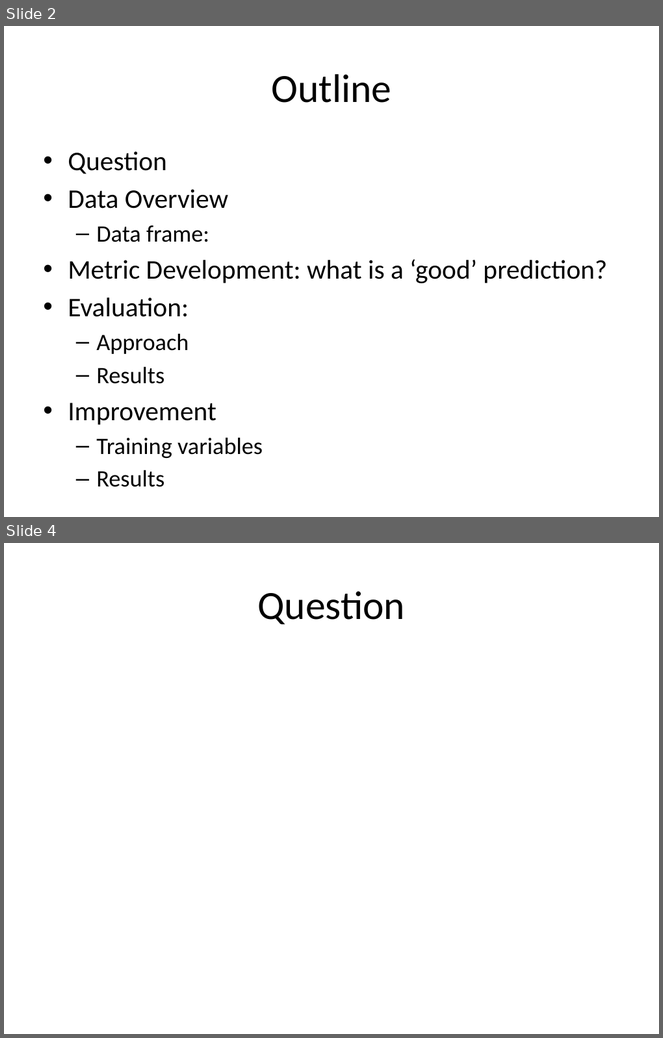
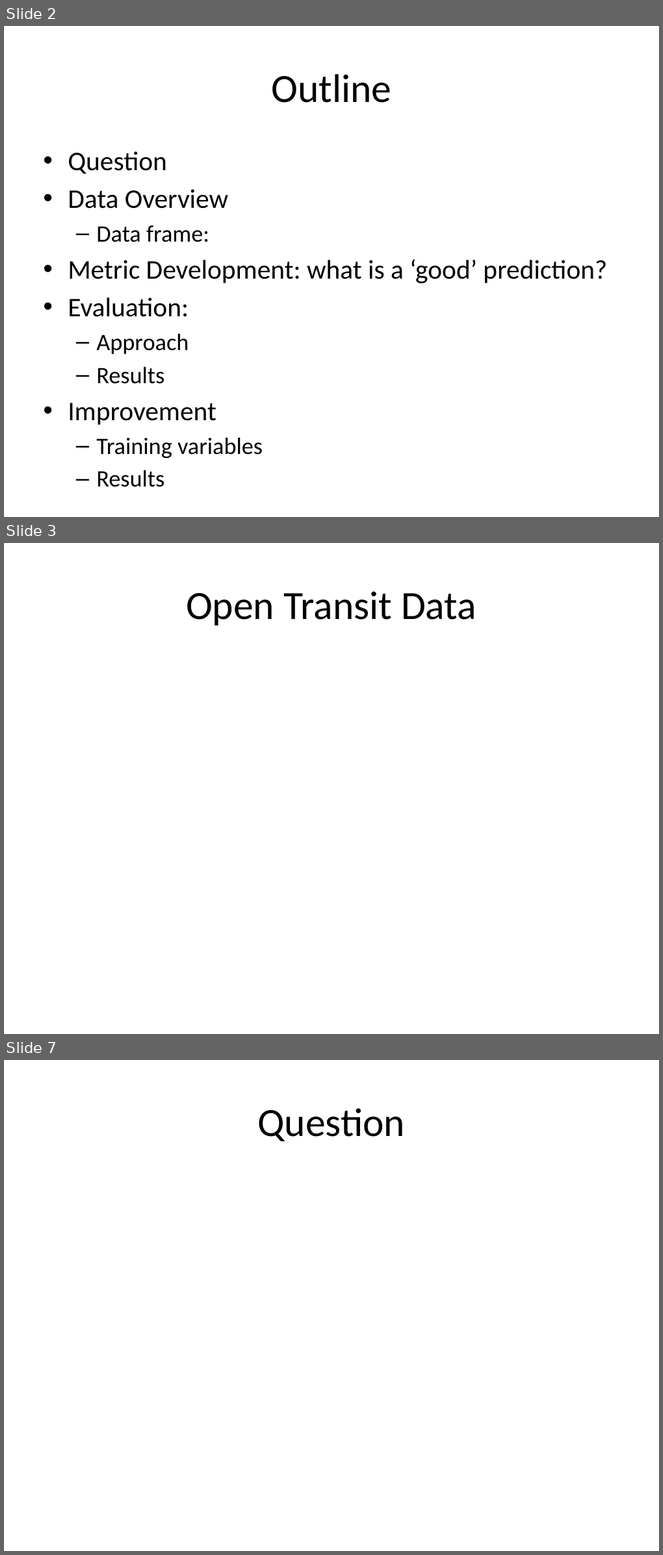
Before and after one commit to afcarl/MetroMetric, a slide deck: Notes on MetroMetric.pptx. Shown one above the other, each under a label of ours: slides 2 and 4 before the commit, slides 2, 3 and 7 after it; the slides between them are not shown. The pictures are 663x1038 and 663x1555 pixels, drawn with LibreOffice and Linux fonts; fonts in the diff are those of the drawing. Boxes give left, top, right and bottom in pixels: in the first picture for what was removed or moved away, otherwise in the second. Text is boxed around its words. In the diff, an @@ line names an element or a change of style, - is before the commit and + after.

Commit message:
adding project first draft data

```diff
--- a/Notes on MetroMetric.pptx
+++ b/Notes on MetroMetric.pptx
@@ slide 3 added at [4, 543, 659, 1034], background #FFFFFF @@
@@ title added at [186, 591, 477, 626], 44 pt, text #000000 @@
+Open Transit Data
@@ what was slide 4 is now slide 7 @@
```
Also in this commit, not shown: 1 slide changed, 7 other slides added, 6 other files.
